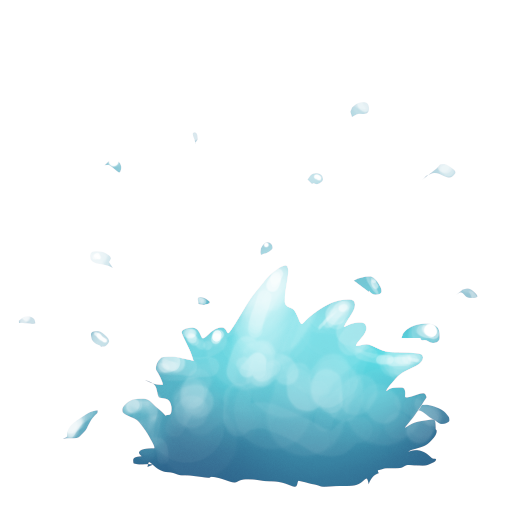
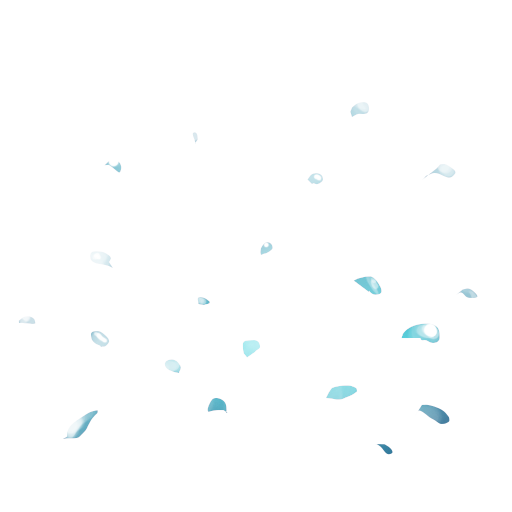
Two versions of the same layered image (512 × 512). Layer-by-layer changes:
hid "Splash main" over [122, 265, 437, 487]
